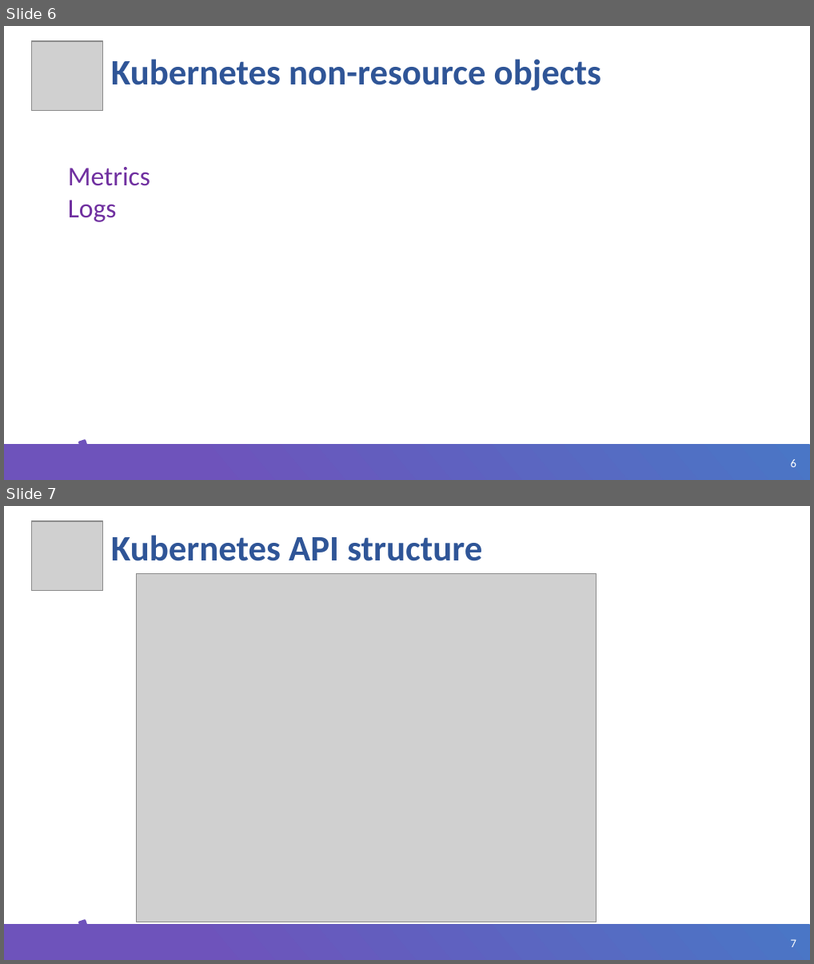
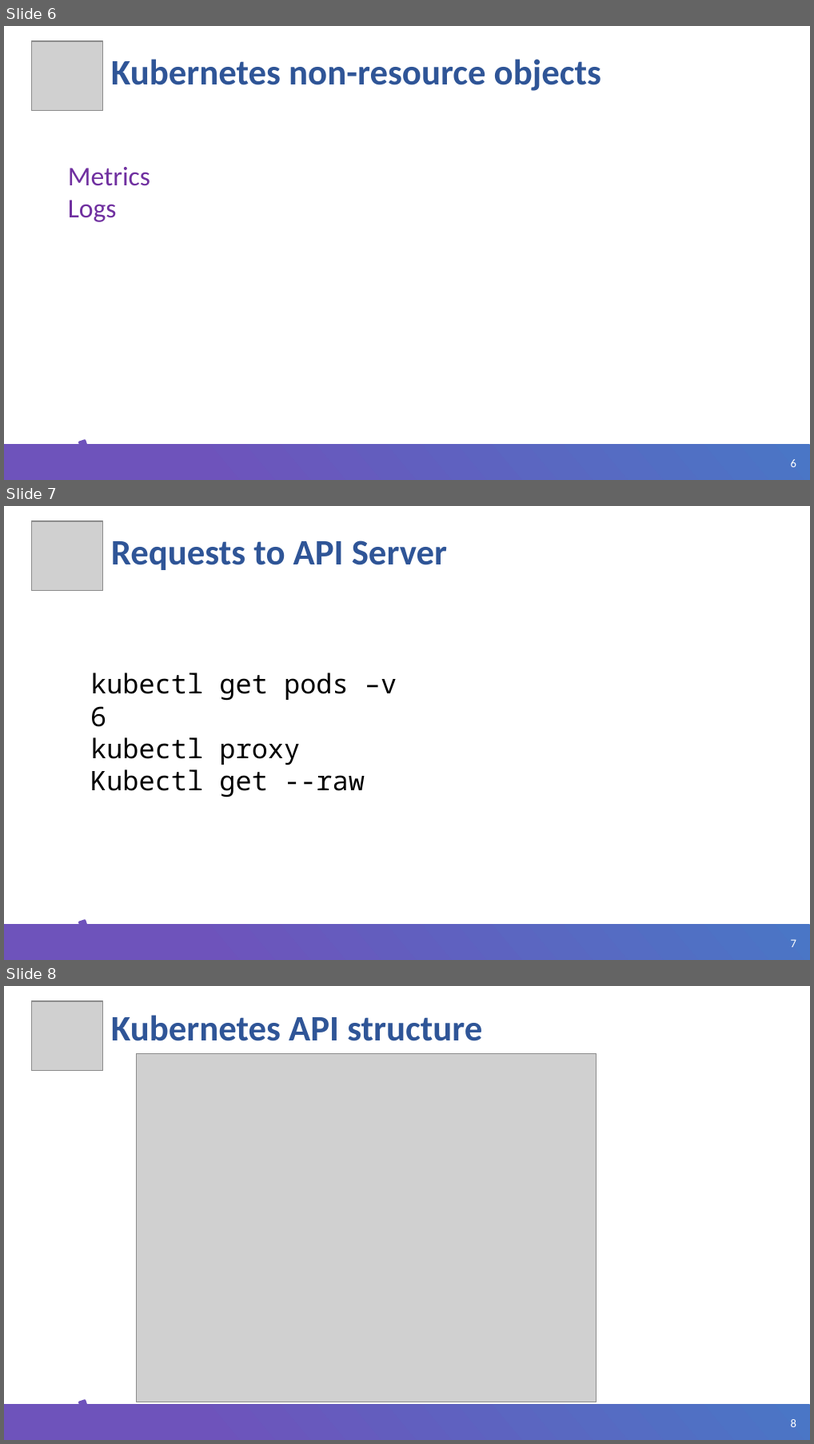
Before and after one commit to ybaryshnikova/extensions-meetup, a slide deck: Kubernetes API Extensions.pptx. Shown one above the other, each under a label of ours: slides 6 and 7 before the commit, slides 6, 7 and 8 after it. The pictures are 814x964 and 814x1444 pixels, drawn with LibreOffice and Linux fonts; fonts in the diff are those of the drawing; grey boxes stand for pictures; background and template pictures are left out. Boxes give left, top, right and bottom in pixels: in the first picture for what was removed or moved away, otherwise in the second. Text is boxed around its words. In the diff, an @@ line names an element or a change of style, - is before the commit and + after.

```diff
--- a/Kubernetes API Extensions.pptx
+++ b/Kubernetes API Extensions.pptx
@@ slide 7 added at [4,506,810,960], background #FFFFFF; not listed: 3 template elements that a slide beside it also shows @@
@@ picture added at [31,521,103,591] @@
@@ title added at [111,540,447,570], 32 pt, text #2F5597, bold @@
+Requests to API Server
@@ text added at [90,672,397,797], 24 pt, text #000000 @@
+kubectl get pods –v 6
+kubectl proxy
+Kubectl get --raw
@@ what was slide 7 is now slide 8 @@
@@ page number at [791,1419,797,1427]: text changed @@
-7
+8
```
Also in this commit, not shown: 4 other slides added, 10 other files.
